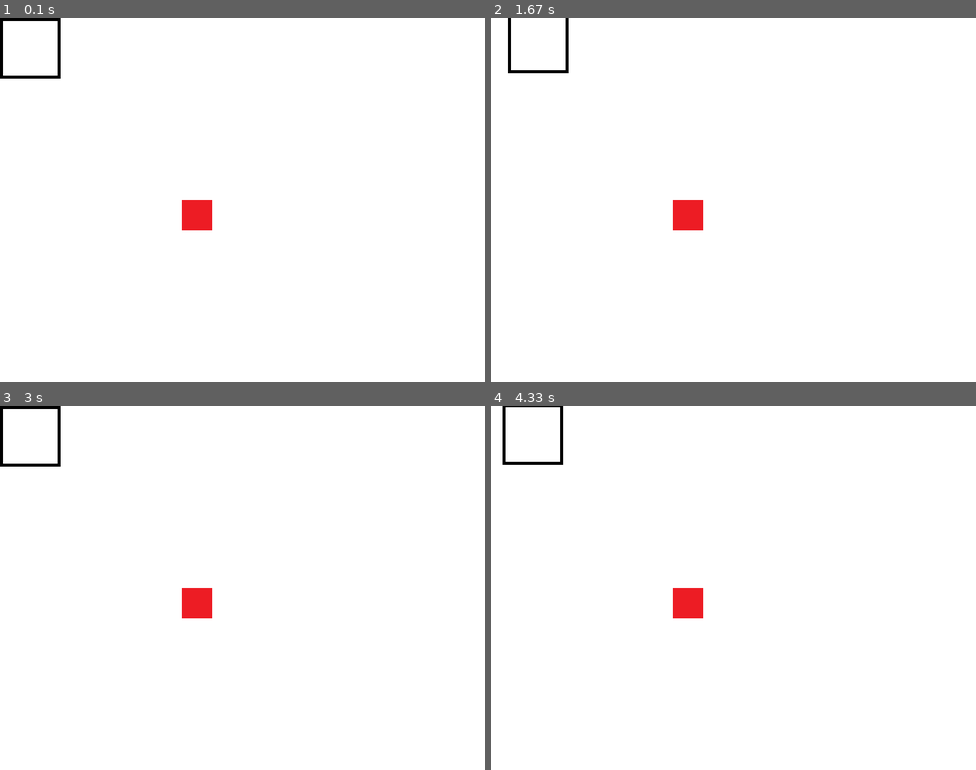
Above: before the commit, frames 1-4 (two rows, left to right).
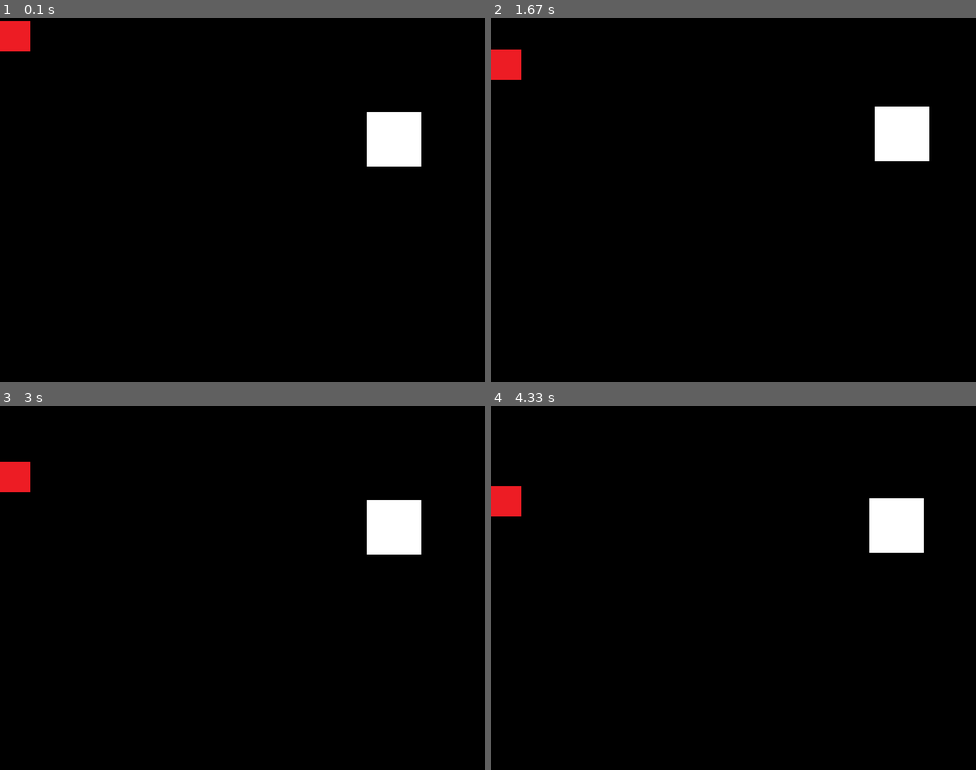
Above: after the commit, the same moments.

Repository: onesun14/1sun_project_python
Game: pygame game, started from game/pygame/game.py
Two runs of this game, one before a commit and one after it. Both use one fixed random seed, a clock stepped at 60 frames per second and the inputs below.
Inputs:
- Up to frame 1 (0.1 s): no input
- Up to frame 2 (1.67 s): hold Right 0.33-0.8 s; hold Up 0.83-1.13 s; hold Right 1.17-1.63 s
- Up to frame 3 (3 s): hold Left 1.67-2.2 s; hold Down 2.23-2.53 s; hold Left 2.57-2.97 s
- Up to frame 4 (4.33 s): hold Up 3-3.37 s; hold Right 3.4-4.03 s; hold Down from 4.07 s (still down)

The runs differ from the first frame. In frame 1, 98% of the frame differs, in the area x 0-100%, y 0-100%; in frame 2, 98%; in frame 3, 98%; in frame 4, 98%.

Commit message:
Update game.py

Diff:
--- a/game/pygame/game.py
+++ b/game/pygame/game.py
@@ -1,8 +1,11 @@
 import pygame
+import random
 pygame.init()
 count = 0
 display_width = 800
 display_height = 600
+score = 0
+count = 0
 
 black = (0, 0, 0)
 white = (255, 255, 255)
@@ -14,7 +17,8 @@
 car_height = 240
 
 hp = 1
-
+font = pygame.font.SysFont("arial", 48)
+text = font.render("test", True, white)
 screen = pygame.display.set_mode([display_width, display_height])
 carImg = pygame.image.load('./nemo.png')
 knemoImg = pygame.image.load('./knemo.png')
@@ -24,13 +28,15 @@
 
 def knemo(knemoImg, x, y):
     screen.blit(knemoImg, (x, y))
+
+
+
+
 running = True
-car_x = (display_width * 0)
-car_y = (display_height * 0)
-kx = 300
-ky = 300
-k_width = 300
-k_height = 300
+n_x = 600
+n_y = 150
+kx = 0
+ky = 0
 x_change = 0
 y_change = 0
 while running:
@@ -40,28 +46,62 @@
         if event.type == pygame.KEYDOWN:
             if event.key == pygame.K_LEFT:
                 x_change = -0.5
+        if event.type == pygame.KEYDOWN:
             if event.key == pygame.K_RIGHT:
                 x_change = 0.5
         if event.type == pygame.KEYDOWN:
             if event.key == pygame.K_DOWN:
                 y_change = 0.5
+        if event.type == pygame.KEYDOWN:
             if event.key == pygame.K_UP:
                 y_change = -0.5
         if event.type == pygame.KEYUP:
             if event.key == pygame.K_LEFT or event.key == pygame.K_RIGHT:
                 x_change = 0
-            if event.key == pygame.K_DOWN or event.key == pygame.K_UP:
+            if event.key == pygame.K_DOWN:
                 y_change = 0
-    if kx <= car_x and kx+25 >= car_x and ky <= car_y and ky+25 >= car_y:
-        hp = 0
-    if hp == 0:
-        running = False
+            if event.key == pygame.K_UP:
+                y_change = 0
 
-    screen.fill(white)
-    car_x += x_change
-    car_y += y_change  # y = y + y_change
-    car(carImg, car_x, car_y)
+    if n_x <= kx <= n_x + 50 or n_x <= kx + 50 <= n_x + 50:
+        if n_y >= ky >= n_y - 50 or n_y >= ky - 50 >= n_y - 50:
+            running = False
+
+    if n_x == 800:
+        n_x = 0
+    if n_x == - 50:
+        n_x = 750
+    if n_y == -50:
+        n_y = 550
+    if n_y == 600:
+        n_y = 0
+
+    if count == 0:
+        if ky != 600:
+            ky += 0.5
+        elif ky == 600:
+            kx = 0
+            ky = random.randrange(-49, 599)
+
+            score += 100
+            count = 1
+            print(score)
+    elif count == 1:
+        if kx != 800:
+            kx += 0.5
+        elif kx == 800:
+            ky = 0
+            kx = random.randrange(-49, 799)
+            score += 100
+            count = 0
+            print(score)
+
+    #print(n_x, n_y)
+    screen.blit(text, (100, 100))
+    screen.fill(black)
+    n_x += x_change
+    n_y += y_change  # y = y + y_change
+    car(carImg, n_x, n_y)
     knemo(knemoImg, kx, ky)
     pygame.display.update()
-
 pygame.quit()
